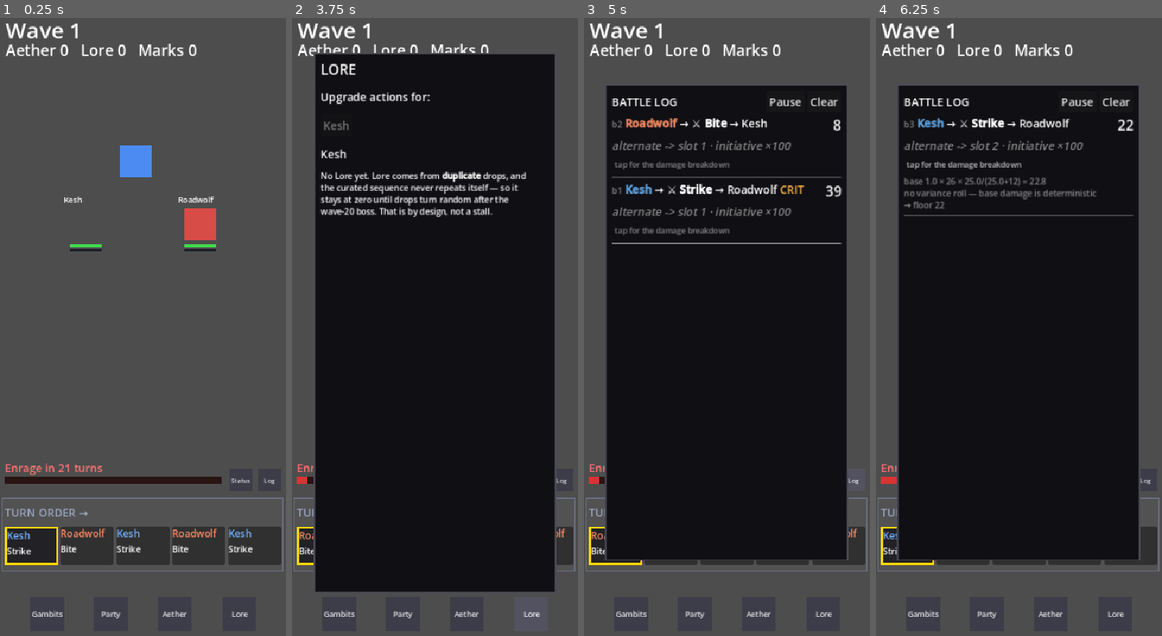
Above: before the commit, frames 1-4 (left to right).
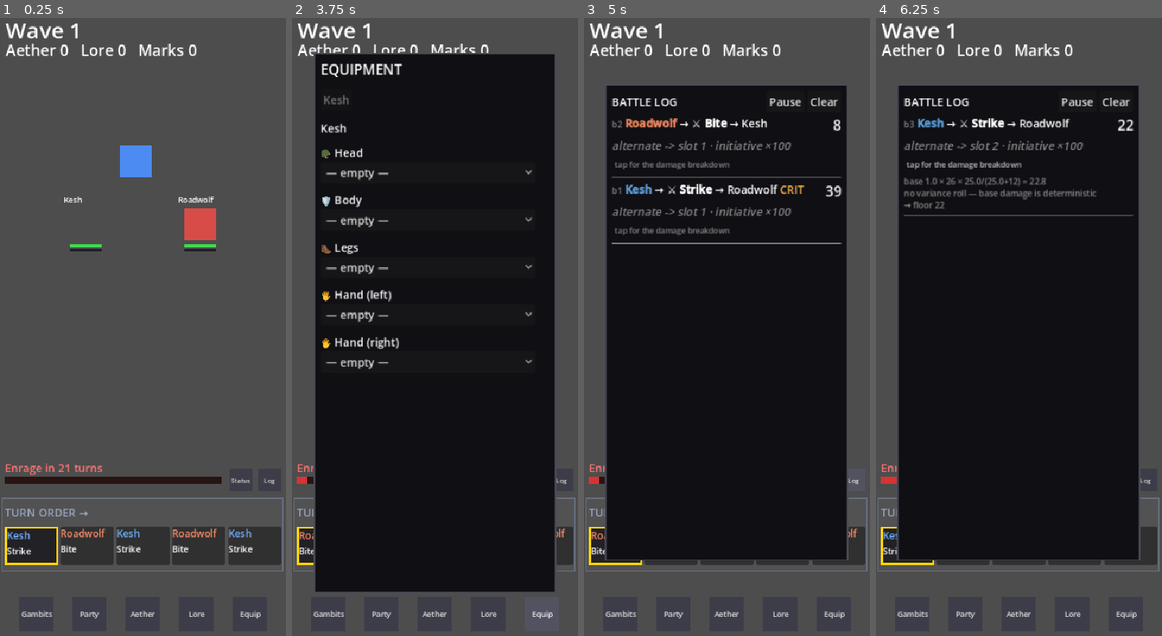
Above: after the commit, the same moments.

Repository: Betrome/Farroad
Game: Godot game, scene res://scenes/Game.tscn
The game is run twice, just before and just after one commit, with the same random seed, the same clock (stepped at 60 frames per second) and the same inputs.
Inputs (mouse positions are in pixels of both pictures, inside the frame that each line leads up to):
- Up to frame 1 (0.25 s): no input
- Up to frame 2 (3.75 s): click "Gambits" at 0.5 s; click "Party" at 1.25 s; click "Aether" at 2 s; click "Lore" at 2.75 s; click (540, 611) at 3.5 s, where only the run after the commit has a clickable "Equip"
- Up to frame 3 (5 s): click "Log" at 4.25 s
- Up to frame 4 (6.25 s): click "Clear" at 5 s; click "tap for the damage breakdown" at 5.75 s

The runs differ from the first frame. In frame 1, 0.4% of the frame differs, in the area x 7-92%, y 95-98%; in frame 2, 4.8%, in the area x 7-92%, y 7-98%; in frame 3, 0.4%; in frame 4, 0.4%.

Commit message:
Add EQUIPMENT tab (Step 3f)
Ports the real game's equip/unequip mutation logic (FarroadProgression.gd:
equip_kind_for_slot, equip_owned_count/equip_in_use_count/
equip_available_count, equip_item, unequip_item) -- only the stat-
application side of equipment was ported before this. New
EquipmentPanel.gd is a per-unit gear editor: 5 fixed slots, each a
dropdown of owned items with unavailable ones disabled (not hidden),
plus a description of whatever's equipped. Changes push onto a unit's
live mid-fight stats immediately and pause the battle loop while open,
same standard as every other panel. Adds a 5th icon to the bottom tab
row, with all five panels' icon positions recomputed for even spacing.

Verified via a new 'equipment' parity section (0 mismatches), the full
6-mode regression (clean, same one pre-existing tolerated artifact),
farroadsmoke.js (236/236), and headless tests driving the real popup
through Game.tscn confirming the live stat push, the disabled-option
state, and 5-icon layout spacing. No src/*.js changes -- pure UI +
net-new Godot-only mutation logic.

Co-Authored-By: Claude Sonnet 5 <noreply@anthropic.com>

Diff:
--- a/godot-project/scripts/AetherPanel.gd
+++ b/godot-project/scripts/AetherPanel.gd
@@ -42,17 +42,17 @@
 	if toggle_button:
 		toggle_button.queue_free()
 	var icon_size: float = _vp.x * 0.12
-	toggle_button = _build_icon_tab(_parent, Vector2(_vp.x * 0.552, _vp.y * 0.93), icon_size, "Aether", _on_toggle_pressed)
+	toggle_button = _build_icon_tab(_parent, Vector2(_vp.x * 0.440, _vp.y * 0.93), icon_size, "Aether", _on_toggle_pressed)
 
 func _build_ui(parent: Node) -> void:
 	# A blank square placeholder (real art comes later) with its label on the
-	# button itself, third of 4 evenly-spaced icons across the bottom row:
-	# GambitsPanel 0.104, PartyPanel 0.328, this one 0.552, LorePanel 0.776,
-	# duplicated there too (different scripts, no shared base). Sits BELOW
-	# the turn-order strip's frame (frame bottom ~0.91) with real clearance,
-	# not overlapping it.
+	# button itself, third of 5 evenly-spaced icons across the bottom row:
+	# GambitsPanel 0.067, PartyPanel 0.253, this one 0.440, LorePanel 0.627,
+	# EquipmentPanel 0.813, duplicated there too (different scripts, no
+	# shared base). Sits BELOW the turn-order strip's frame (frame bottom
+	# ~0.91) with real clearance, not overlapping it.
 	var icon_size: float = _vp.x * 0.12
-	toggle_button = _build_icon_tab(parent, Vector2(_vp.x * 0.552, _vp.y * 0.93), icon_size, "Aether", _on_toggle_pressed)
+	toggle_button = _build_icon_tab(parent, Vector2(_vp.x * 0.440, _vp.y * 0.93), icon_size, "Aether", _on_toggle_pressed)
 
 	popup = PopupPanel.new()
 	_style_popup(popup)
--- /dev/null
+++ b/godot-project/scripts/EquipmentPanel.gd
@@ -0,0 +1,261 @@
+extends Node
+## Milestone 3, Step 3f: the EQUIPMENT tab -- per-unit gear management.
+## Structural sibling of GambitsPanel.gd specifically (a per-unit editor,
+## no currency-gated purchase rows to reuse from Aether/Lore) -- same
+## "panel owns its own tab-row button + popup" shape, same unit-picker-
+## including-benched pattern, given the live game-state Dictionary `g`
+## once at setup() and reading/writing it directly from then on.
+##
+## Equipping is free once owned in the real game -- the only constraint is
+## copy count (FarroadProgression.equip_available_count). An equip/unequip
+## change reaches a unit already mid-fight immediately via
+## FarroadProgression.refresh_live_stats(g) (already ported -- it already
+## calls apply_equipment_stats internally, so no new plumbing was needed
+## there), and this popup pauses BattlePresenter's beat loop while open,
+## same as every sibling panel.
+
+var g: Dictionary
+var _vp: Vector2
+var _parent: Node
+var selected_uid: String = ""
+
+var toggle_button: Button
+var popup: PopupPanel
+var unit_tabs_container: HBoxContainer
+var card_container: VBoxContainer
+
+## Same small per-file duplication convention every sibling panel already
+## uses (no shared base class in this project).
+const RARITY_TAG := {"rare": " [RARE]", "legendary": " [LEGENDARY]"}
+const AFFINITY_AXIS_LABELS := {"fire": "Fire", "water": "Water", "earth": "Earth", "air": "Air",
+	"light": "Light", "dark": "Dark", "body": "Body", "spirit": "Spirit"}
+## Mirrors EQUIP_SLOT_ICON/EQUIP_SLOT_LABEL (farroad-ui.js:556, :1955).
+const EQUIP_SLOT_ICON := {"head": "🪖", "body": "🛡️", "legs": "🥾", "hand1": "🖐️", "hand2": "🖐️"}
+const EQUIP_SLOT_LABEL := {"head": "Head", "body": "Body", "legs": "Legs", "hand1": "Hand (left)", "hand2": "Hand (right)"}
+
+func setup(new_g: Dictionary, vp: Vector2, parent: Node) -> void:
+	g = new_g
+	_vp = vp
+	_parent = parent
+	_build_ui(parent)
+
+## Same reasoning/limitation as every sibling panel's own reflow() -- see
+## GambitsPanel.reflow's comment.
+func reflow(new_vp: Vector2) -> void:
+	_vp = new_vp
+	if toggle_button:
+		toggle_button.queue_free()
+	var icon_size: float = _vp.x * 0.12
+	toggle_button = _build_icon_tab(_parent, Vector2(_vp.x * 0.813, _vp.y * 0.93), icon_size, "Equip", _on_toggle_pressed)
+
+func _build_ui(parent: Node) -> void:
+	# Fifth of 5 evenly-spaced icons across the bottom row: Gambits 0.067,
+	# Party 0.253, Aether 0.440, Lore 0.627, this one 0.813 -- adding this
+	# icon meant recomputing all 5 x-fractions for even spacing (the prior
+	# 4-icon layout's 0.104 margin/gap doesn't divide evenly by 5), so the
+	# other four panels' own _build_ui/reflow fractions were updated too
+	# (duplicated per file, same convention, no shared base).
+	var icon_size: float = _vp.x * 0.12
+	toggle_button = _build_icon_tab(parent, Vector2(_vp.x * 0.813, _vp.y * 0.93), icon_size, "Equip", _on_toggle_pressed)
+
+	popup = PopupPanel.new()
+	_style_popup(popup)
+	parent.add_child(popup)
+	popup.popup_hide.connect(func(): _notify_battle_paused(false))
+
+	var popup_size := Vector2(_vp.x * 0.85, _vp.y * 0.85)
+	var scroll := ScrollContainer.new()
+	scroll.custom_minimum_size = popup_size - Vector2(20, 20)
+	popup.add_child(scroll)
+
+	var root_vbox := VBoxContainer.new()
+	root_vbox.custom_minimum_size = Vector2(popup_size.x - 40, 0)
+	root_vbox.add_theme_constant_override("separation", 14)
+	scroll.add_child(root_vbox)
+
+	var title := Label.new()
+	title.text = "EQUIPMENT"
+	title.add_theme_font_size_override("font_size", 20)
+	root_vbox.add_child(title)
+
+	unit_tabs_container = HBoxContainer.new()
+	unit_tabs_container.add_theme_constant_override("separation", 6)
+	root_vbox.add_child(unit_tabs_container)
+
+	card_container = VBoxContainer.new()
+	card_container.add_theme_constant_override("separation", 12)
+	root_vbox.add_child(card_container)
+
+## Same opaque-panel convention every sibling panel already established --
+## the default theme's PopupPanel background isn't fully opaque.
+func _style_popup(p: PopupPanel) -> void:
+	var style := StyleBoxFlat.new()
+	style.bg_color = Color(0.06, 0.06, 0.08, 1.0)
+	style.border_color = Color(0.3, 0.3, 0.34, 1.0)
+	style.set_border_width_all(2)
+	style.set_content_margin_all(10)
+	p.add_theme_stylebox_override("panel", style)
+
+## Same icon-square style every sibling panel's own copy uses (duplicated
+## here, different script, no shared base).
+func _build_icon_tab(parent: Node, pos: Vector2, size: float, label_text: String, callback: Callable) -> Button:
+	var btn := Button.new()
+	btn.text = label_text
+	btn.position = pos
+	btn.custom_minimum_size = Vector2(size, size)
+	btn.clip_text = true
+	btn.add_theme_font_size_override("font_size", maxi(9, int(size * 0.24)))
+	var normal_style := StyleBoxFlat.new()
+	normal_style.bg_color = Color(0.24, 0.24, 0.29)
+	var hover_style := StyleBoxFlat.new()
+	hover_style.bg_color = Color(0.32, 0.32, 0.38)
+	btn.add_theme_stylebox_override("normal", normal_style)
+	btn.add_theme_stylebox_override("hover", hover_style)
+	btn.add_theme_stylebox_override("pressed", hover_style)
+	btn.pressed.connect(callback)
+	parent.add_child(btn)
+	return btn
+
+func _on_toggle_pressed() -> void:
+	_refresh()
+	popup.popup_centered(Vector2(_vp.x * 0.85, _vp.y * 0.85))
+	_notify_battle_paused(true)
+
+## Pauses BattlePresenter's beat-by-beat loop while this popup is open --
+## same pattern as every sibling panel's own copy (see
+## BattlePresenter.loop_paused's own comment for why this exists).
+func _notify_battle_paused(paused: bool) -> void:
+	if _parent and _parent.has_method("_set_battle_paused"):
+		_parent.call("_set_battle_paused", paused)
+
+func _default_uid() -> String:
+	if not g["party"].is_empty():
+		return g["party"][0]
+	var keys: Array = g["owned"].keys()
+	return keys[0] if not keys.is_empty() else ""
+
+func _refresh() -> void:
+	if selected_uid == "" or not g["owned"].has(selected_uid):
+		selected_uid = _default_uid()
+	_refresh_unit_tabs()
+	_refresh_card()
+
+## Same renderUnitTabs(..., true) pattern every sibling panel already
+## established -- every owned unit, fielded or benched.
+func _refresh_unit_tabs() -> void:
+	for c in unit_tabs_container.get_children():
+		c.queue_free()
+	for uid in g["owned"].keys():
+		var def = FarroadCore.roster_by_id(uid)
+		var btn := Button.new()
+		var label: String = def["name"] if def else uid
+		if not g["party"].has(uid):
+			label += " •"
+		btn.text = label
+		btn.disabled = (uid == selected_uid)
+		btn.pressed.connect(_on_unit_tab_pressed.bind(uid))
+		unit_tabs_container.add_child(btn)
+
+func _on_unit_tab_pressed(uid: String) -> void:
+	selected_uid = uid
+	_refresh()
+
+## Mirrors describeEquipment's body line (farroad-ui.js:557-565) --
+## "<Slot> · <stat bits> · <affinity bits>". UI-layer display logic (the
+## real function lives in farroad-ui.js, not farroad-core.js), so it
+## belongs here, not FarroadCore.gd/FarroadProgression.gd -- same split
+## every other panel already follows for its own display helpers.
+func _describe_equipment(item_id: String) -> String:
+	var item = FarroadCore.EQUIPMENT.get(item_id)
+	if item == null:
+		return ""
+	var bits: Array = []
+	for k in ["atk", "mag", "def", "res", "spd"]:
+		if item.get(k):
+			bits.append("%s +%d" % [k.to_upper(), item[k]])
+	if item.get("evade"):
+		bits.append("Evade +%d%%" % roundi(item["evade"] * 100.0))
+	var affinity: Dictionary = item.get("affinity", {})
+	for ax in AFFINITY_AXIS_LABELS.keys():
+		if affinity.get(ax):
+			bits.append("%s affinity +%d" % [AFFINITY_AXIS_LABELS[ax], affinity[ax]])
+	var slot_label: String = item["slot"].capitalize()
+	return "%s · %s" % [slot_label, " · ".join(bits)] if not bits.is_empty() else slot_label
+
+func _refresh_card() -> void:
+	for c in card_container.get_children():
+		c.queue_free()
+	if selected_uid == "":
+		return
+	var uid := selected_uid
+	var def = FarroadCore.roster_by_id(uid)
+	if def == null:
+		return
+
+	var header := Label.new()
+	header.text = "%s%s" % [def["name"], RARITY_TAG.get(def.get("rarity"), "")]
+	header.add_theme_font_size_override("font_size", 16)
+	card_container.add_child(header)
+
+	for slot in FarroadCore.EQUIPMENT_SLOTS:
+		var row := VBoxContainer.new()
+		row.add_theme_constant_override("separation", 2)
+
+		var slot_lbl := Label.new()
+		slot_lbl.text = "%s %s" % [EQUIP_SLOT_ICON.get(slot, ""), EQUIP_SLOT_LABEL.get(slot, slot)]
+		row.add_child(slot_lbl)
+		row.add_child(_build_slot_option(uid, slot))
+
+		var cur_id = g.get("equipped", {}).get(uid, {}).get(slot)
+		if cur_id != null:
+			var desc_lbl := Label.new()
+			desc_lbl.text = _describe_equipment(cur_id)
+			desc_lbl.modulate = Color(0.65, 0.7, 0.65)
+			desc_lbl.add_theme_font_size_override("font_size", 12)
+			row.add_child(desc_lbl)
+
+		card_container.add_child(row)
+
+## Mirrors the per-slot <select> build (farroad-ui.js:1968-1980) -- lists
+## "— empty —" first, then every OWNED item matching this slot's kind
+## (equip_owned_count>0), each reading "<name><rarity tag> (owned N, M
+## available)". An option with equip_available_count<=0 is disabled (NOT
+## omitted -- the label text alone already explains why) unless it's this
+## slot's own current occupant, the exact same "disable, don't hide" rule
+## GAMBITS' own action <select> already uses for a held-elsewhere action.
+func _build_slot_option(uid: String, slot: String) -> OptionButton:
+	var opt := OptionButton.new()
+	var kind := FarroadProgression.equip_kind_for_slot(slot)
+	var cur_id = g.get("equipped", {}).get(uid, {}).get(slot)
+	opt.add_item("— empty —", 0)
+	var item_ids: Array = ["" as String]
+	var idx := 1
+	for item_id in FarroadCore.EQUIPMENT.keys():
+		var item: Dictionary = FarroadCore.EQUIPMENT[item_id]
+		if item["slot"] != kind:
+			continue
+		if FarroadProgression.equip_owned_count(g, item_id) <= 0:
+			continue
+		var is_cur: bool = item_id == cur_id
+		var available := FarroadProgression.equip_available_count(g, item_id)
+		var label: String = "%s%s (owned %d, %d available)" % [
+			item["name"], RARITY_TAG.get(item.get("rarity"), ""), FarroadProgression.equip_owned_count(g, item_id), available]
+		opt.add_item(label, idx)
+		if available <= 0 and not is_cur:
+			opt.set_item_disabled(idx, true)
+		if is_cur:
+			opt.select(idx)
+		item_ids.append(item_id)
+		idx += 1
+	if cur_id == null:
+		opt.select(0)
+	opt.item_selected.connect(func(sel_idx): _on_slot_selected(uid, slot, item_ids[sel_idx]))
+	return opt
+
+func _on_slot_selected(uid: String, slot: String, item_id: String) -> void:
+	if item_id == "":
+		FarroadProgression.unequip_item(g, uid, slot)
+	else:
+		FarroadProgression.equip_item(g, uid, slot, item_id)
+	FarroadProgression.refresh_live_stats(g)
+	_refresh_card()
--- a/godot-project/scripts/FarroadProgression.gd
+++ b/godot-project/scripts/FarroadProgression.gd
@@ -551,8 +551,8 @@
 		st[stat] = pct_stat_value(g, uid, stat)
 	return st
 
-## ===== equipment (stat/spd-penalty application only -- equip/unequip
-## actions themselves are Step 3f's EQUIPMENT tab) =====
+## ===== equipment (stat/spd-penalty application, Milestone 1/3a; equip/
+## unequip mutation + query helpers, Step 3f's EQUIPMENT tab) =====
 
 static func apply_equipment_stats(g: Dictionary, uid: String, st: Dictionary) -> Dictionary:
 	var equipped: Dictionary = g.get("equipped", {}).get(uid, {})
@@ -572,6 +572,57 @@
 	if spd_penalty:
 		st["spd"] = int(round(st["spd"] - spd_penalty))
 	return st
+
+## Mirrors equipKindForSlot (farroad-ui.js:327) -- hand1/hand2 (the two
+## fixed POSITIONS) both collapse to the single 'hand' item KIND for
+## compatibility checks; every other slot name already matches its kind.
+static func equip_kind_for_slot(slot: String) -> String:
+	return "hand" if slot.begins_with("hand") else slot
+
+## Mirrors equipOwnedCount (farroad-ui.js:307).
+static func equip_owned_count(g: Dictionary, item_id: String) -> int:
+	return int(g.get("equipInv", {}).get(item_id, 0))
+
+## Mirrors equipInUseCount (farroad-ui.js:308-312) -- how many copies of
+## item_id are currently sitting in ANY unit's equipped slots.
+static func equip_in_use_count(g: Dictionary, item_id: String) -> int:
+	var n := 0
+	for uid in g.get("equipped", {}).keys():
+		for slot in g["equipped"][uid].keys():
+			if g["equipped"][uid][slot] == item_id:
+				n += 1
+	return n
+
+## Mirrors equipAvailableCount (farroad-ui.js:313).
+static func equip_available_count(g: Dictionary, item_id: String) -> int:
+	return equip_owned_count(g, item_id) - equip_in_use_count(g, item_id)
+
+## Mirrors equipItem (farroad-ui.js:344-351) -- rejects a slot/kind
+## mismatch, no-ops (returns true) if already worn in that exact slot,
+## rejects if no free copy is available, else equips. No cost/currency --
+## equipping is free once owned, the only constraint is copy count.
+static func equip_item(g: Dictionary, uid: String, slot: String, item_id: String) -> bool:
+	var item = FarroadCore.EQUIPMENT.get(item_id)
+	if item == null or item["slot"] != equip_kind_for_slot(slot):
+		return false
+	if not g.has("equipped"):
+		g["equipped"] = {}
+	if not g["equipped"].has(uid):
+		g["equipped"][uid] = {}
+	if g["equipped"][uid].get(slot) == item_id:
+		return true
+	if equip_available_count(g, item_id) <= 0:
+		return false
+	g["equipped"][uid][slot] = item_id
+	return true
+
+## Mirrors unequipItem (farroad-ui.js:352-354).
+static func unequip_item(g: Dictionary, uid: String, slot: String) -> void:
+	if not g.has("equipped"):
+		g["equipped"] = {}
+	if not g["equipped"].has(uid):
+		g["equipped"][uid] = {}
+	g["equipped"][uid].erase(slot)
 
 ## ===== gambit loadout defaults (GAMBITS tab, Step 3c, edits G.loadout after
 ## this -- ensure_loadout only guarantees a sane STARTING shape exists) =====
--- a/godot-project/scripts/GambitsPanel.gd
+++ b/godot-project/scripts/GambitsPanel.gd
@@ -44,18 +44,19 @@
 	if toggle_button:
 		toggle_button.queue_free()
 	var icon_size: float = _vp.x * 0.12
-	toggle_button = _build_icon_tab(_parent, Vector2(_vp.x * 0.104, _vp.y * 0.93), icon_size, "Gambits", _on_toggle_pressed)
+	toggle_button = _build_icon_tab(_parent, Vector2(_vp.x * 0.067, _vp.y * 0.93), icon_size, "Gambits", _on_toggle_pressed)
 
 func _build_ui(parent: Node) -> void:
 	# A blank square placeholder (real art comes later) with its label on the
-	# button itself, first of 4 evenly-spaced icons across the bottom row:
-	# Gambits 0.104, PartyPanel's Party icon 0.328, AetherPanel's Aether icon
-	# 0.552, LorePanel's Lore icon 0.776 -- duplicated there since these are
-	# four different scripts with no shared base. Sits BELOW the turn-order
-	# strip's frame (frame bottom ~0.91 -- see BattlePresenter's
-	# turn_order_frame) with real clearance, not overlapping it.
+	# button itself, first of 5 evenly-spaced icons across the bottom row:
+	# Gambits 0.067, PartyPanel's Party icon 0.253, AetherPanel's Aether icon
+	# 0.440, LorePanel's Lore icon 0.627, EquipmentPanel's Equip icon 0.813 --
+	# duplicated there since these are five different scripts with no shared
+	# base. Sits BELOW the turn-order strip's frame (frame bottom ~0.91 --
+	# see BattlePresenter's turn_order_frame) with real clearance, not
+	# overlapping it.
 	var icon_size: float = _vp.x * 0.12
-	toggle_button = _build_icon_tab(parent, Vector2(_vp.x * 0.104, _vp.y * 0.93), icon_size, "Gambits", _on_toggle_pressed)
+	toggle_button = _build_icon_tab(parent, Vector2(_vp.x * 0.067, _vp.y * 0.93), icon_size, "Gambits", _on_toggle_pressed)
 
 	popup = PopupPanel.new()
 	_style_popup(popup)
--- a/godot-project/scripts/GameController.gd
+++ b/godot-project/scripts/GameController.gd
@@ -14,8 +14,9 @@
 ## (loadout editor + party bench/field, see GambitsPanel.gd); Step 3d
 ## added AETHER (leveling/Recovery/Evade-Crit/Affinity investment, see
 ## AetherPanel.gd); Step 3e added LORE (per-action bonus purchase/refund,
-## see LorePanel.gd). No EQUIPMENT/MARKS/EXPEDITION/QUESTS tabs yet
-## (Steps 3f-3j).
+## see LorePanel.gd); Step 3f added EQUIPMENT (per-unit gear management,
+## see EquipmentPanel.gd). No MARKS/EXPEDITION/QUESTS tabs yet (Steps
+## 3g-3j).
 
 const SAVE_PATH := "user://save.json"
 
@@ -26,6 +27,7 @@
 var party_panel: Node
 var aether_panel: Node
 var lore_panel: Node
+var equipment_panel: Node
 
 var wave_label: Label
 var currency_label: Label
@@ -53,6 +55,9 @@
 	lore_panel = load("res://scripts/LorePanel.gd").new()
 	add_child(lore_panel)
 	lore_panel.setup(g, _vp, self)
+	equipment_panel = load("res://scripts/EquipmentPanel.gd").new()
+	add_child(equipment_panel)
+	equipment_panel.setup(g, _vp, self)
 	get_viewport().size_changed.connect(_on_viewport_resized)
 	_begin_next_fight()
 
@@ -82,6 +87,7 @@
 	party_panel.reflow(_vp)
 	aether_panel.reflow(_vp)
 	lore_panel.reflow(_vp)
+	equipment_panel.reflow(_vp)
 
 ## Resumes user://save.json if one exists and parses cleanly; otherwise
 ## starts a brand new run. Mirrors tryResumeSave()/boot() (farroad-ui.js) --
--- a/godot-project/scripts/LorePanel.gd
+++ b/godot-project/scripts/LorePanel.gd
@@ -50,15 +50,15 @@
 	if toggle_button:
 		toggle_button.queue_free()
 	var icon_size: float = _vp.x * 0.12
-	toggle_button = _build_icon_tab(_parent, Vector2(_vp.x * 0.776, _vp.y * 0.93), icon_size, "Lore", _on_toggle_pressed)
+	toggle_button = _build_icon_tab(_parent, Vector2(_vp.x * 0.627, _vp.y * 0.93), icon_size, "Lore", _on_toggle_pressed)
 
 func _build_ui(parent: Node) -> void:
-	# Last of 4 evenly-spaced icons across the bottom row: GambitsPanel
-	# 0.104, PartyPanel 0.328, AetherPanel 0.552, this one 0.776 --
-	# GambitsPanel.gd/AetherPanel.gd's own x fractions shifted from
-	# 0.10/0.44 to 0.104/0.552 to make room for PartyPanel's new icon.
+	# Fourth of 5 evenly-spaced icons across the bottom row: GambitsPanel
+	# 0.067, PartyPanel 0.253, AetherPanel 0.440, this one 0.627,
+	# EquipmentPanel 0.813 -- all four other panels' own x fractions were
+	# recomputed to make room for EquipmentPanel's new 5th icon.
 	var icon_size: float = _vp.x * 0.12
-	toggle_button = _build_icon_tab(parent, Vector2(_vp.x * 0.776, _vp.y * 0.93), icon_size, "Lore", _on_toggle_pressed)
+	toggle_button = _build_icon_tab(parent, Vector2(_vp.x * 0.627, _vp.y * 0.93), icon_size, "Lore", _on_toggle_pressed)
 
 	popup = PopupPanel.new()
 	_style_popup(popup)
--- a/godot-project/scripts/PartyPanel.gd
+++ b/godot-project/scripts/PartyPanel.gd
@@ -38,16 +38,18 @@
 	if toggle_button:
 		toggle_button.queue_free()
 	var icon_size: float = _vp.x * 0.12
-	toggle_button = _build_icon_tab(_parent, Vector2(_vp.x * 0.328, _vp.y * 0.93), icon_size, "Party", _on_toggle_pressed)
+	toggle_button = _build_icon_tab(_parent, Vector2(_vp.x * 0.253, _vp.y * 0.93), icon_size, "Party", _on_toggle_pressed)
 
 func _build_ui(parent: Node) -> void:
-	# Four evenly-spaced 0.12x vp.x icons across the bottom row now (was
-	# three): Gambits 0.104, Party 0.328, Aether 0.552, Lore 0.776 --
-	# margins and gaps both ~0.104 of vp.x, computed the same way the prior
-	# 3-icon row's fractions were. The other three panels' own x fractions
-	# were updated to match (duplicated per-file, no shared base).
+	# Five evenly-spaced 0.12x vp.x icons across the bottom row now (was
+	# four): Gambits 0.067, Party 0.253, Aether 0.440, Lore 0.627,
+	# Equipment 0.813 -- margins and gaps both ~0.067 of vp.x (a 5th icon
+	# doesn't divide evenly into the prior 4-icon row's own 0.104 spacing),
+	# computed the same way the prior rows' fractions were. The other
+	# panels' own x fractions were updated to match (duplicated per-file,
+	# no shared base).
 	var icon_size: float = _vp.x * 0.12
-	toggle_button = _build_icon_tab(parent, Vector2(_vp.x * 0.328, _vp.y * 0.93), icon_size, "Party", _on_toggle_pressed)
+	toggle_button = _build_icon_tab(parent, Vector2(_vp.x * 0.253, _vp.y * 0.93), icon_size, "Party", _on_toggle_pressed)
 
 	popup = PopupPanel.new()
 	_style_popup(popup)
--- a/godot-project/test/parity_test.gd
+++ b/godot-project/test/parity_test.gd
@@ -424,6 +424,37 @@
 	lore["freeLoreAfterRefund"] = FarroadProgression.free_lore(g4)
 	out["lore"] = lore
 
+	# Step 3f: EQUIPMENT -- equip/unequip mutation + query helpers, mirrors
+	# parity-reference.js's own 'equipment' section exactly.
+	var g5 := FarroadProgression.new_game(7, null)
+	FarroadProgression.start_wave(g5, 1)
+	var head_id: String = ""
+	var hand_id: String = ""
+	for id in FarroadCore.EQUIPMENT.keys():
+		var item: Dictionary = FarroadCore.EQUIPMENT[id]
+		if head_id == "" and item["slot"] == "head":
+			head_id = id
+		if hand_id == "" and item["slot"] == "hand":
+			hand_id = id
+	g5["equipInv"][head_id] = 1
+	g5["equipInv"][hand_id] = 1
+	var equip := {}
+	equip["ownedBefore"] = FarroadProgression.equip_owned_count(g5, head_id)
+	equip["availableBefore"] = FarroadProgression.equip_available_count(g5, head_id)
+	equip["equipHeadResult"] = FarroadProgression.equip_item(g5, "kesh", "head", head_id)
+	equip["availableAfterEquip"] = FarroadProgression.equip_available_count(g5, head_id)
+	equip["inUseAfterEquip"] = FarroadProgression.equip_in_use_count(g5, head_id)
+	equip["reEquipSameSlotResult"] = FarroadProgression.equip_item(g5, "kesh", "head", head_id)
+	equip["availableAfterReEquipSameSlot"] = FarroadProgression.equip_available_count(g5, head_id)
+	equip["slotMismatchResult"] = FarroadProgression.equip_item(g5, "kesh", "hand1", head_id)
+	equip["secondUnitRejectedResult"] = FarroadProgression.equip_item(g5, "ansa", "head", head_id)
+	FarroadProgression.unequip_item(g5, "kesh", "head")
+	equip["availableAfterUnequip"] = FarroadProgression.equip_available_count(g5, head_id)
+	equip["equippedAfterUnequip"] = not (g5["equipped"]["kesh"] as Dictionary).has("head")
+	equip["equipHand1Result"] = FarroadProgression.equip_item(g5, "kesh", "hand1", hand_id)
+	equip["equipKindForHand2"] = FarroadProgression.equip_kind_for_slot("hand2")
+	out["equipment"] = equip
+
 	print(JSON.stringify(out))
 
 ## Step 3a: FarroadSave.gd -- mirrors parity-reference.js's 'save' mode
Not shown, changed: parity-reference.js
